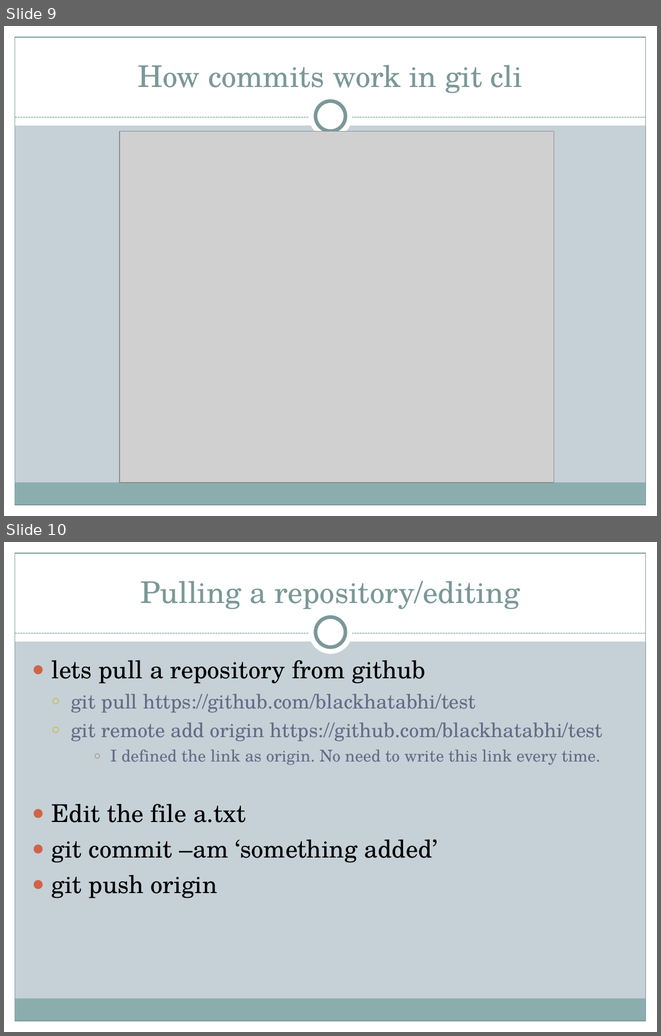
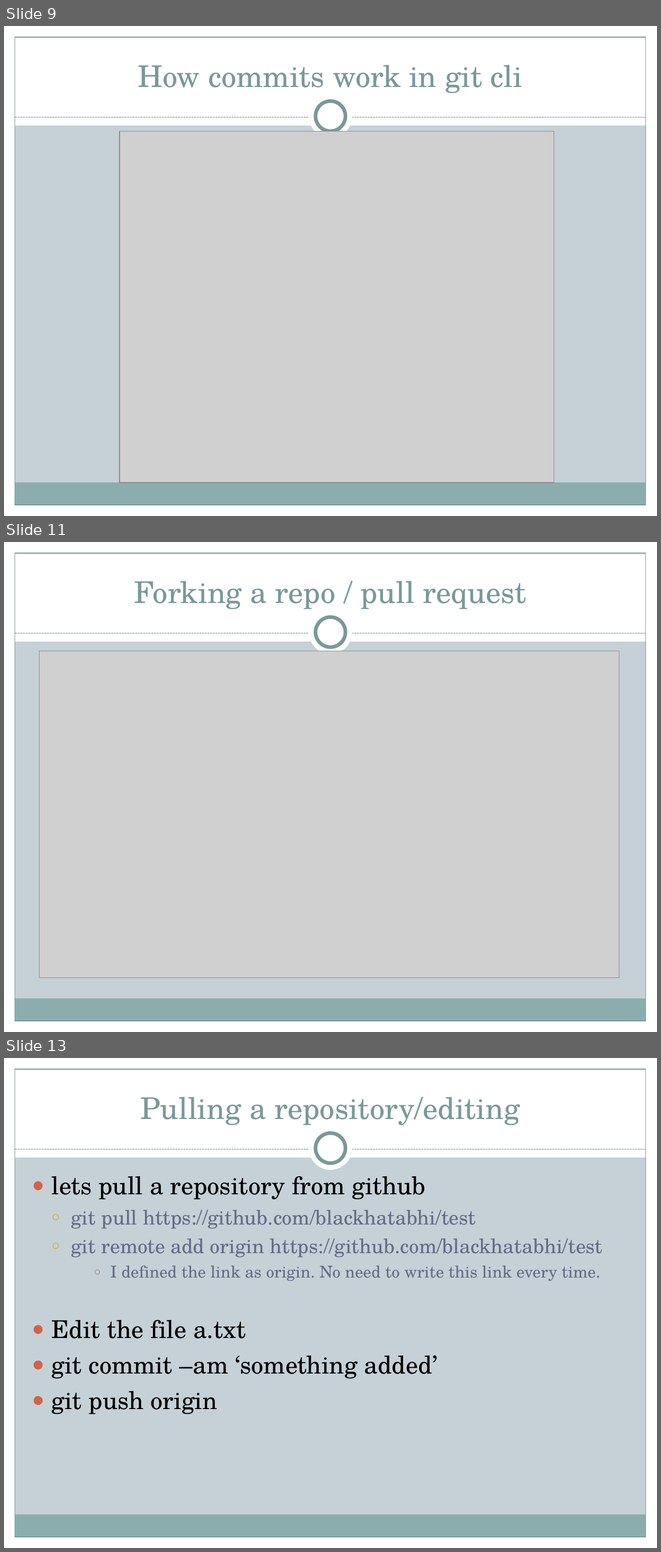
Before and after one commit to blackhatabhi/github-ppt, a slide deck: Git-Github Abhinav Kumar (A40318046) seminar PPT.ppt. Shown one above the other, each under a label of ours: slides 9 and 10 before the commit, slides 9, 11 and 13 after it; the slides between them are not shown. The pictures are 661x1036 and 661x1552 pixels, drawn with LibreOffice and Linux fonts; fonts in the diff are those of the drawing; grey boxes stand for pictures. Boxes give left, top, right and bottom in pixels: in the first picture for what was removed or moved away, otherwise in the second. Text is boxed around its words. In the diff, an @@ line names an element or a change of style, - is before the commit and + after.

```diff
--- a/Git-Github Abhinav Kumar (A40318046) seminar PPT.ppt
+++ b/Git-Github Abhinav Kumar (A40318046) seminar PPT.ppt
@@ slide 11 added at box(4, 542, 657, 1032), background #C5D1D7; not listed: 9 template elements that a slide beside it also shows @@
@@ title added at box(134, 581, 526, 609), 33 pt, text #7B9899 @@
+Forking a repo / pull request
@@ picture added at box(40, 651, 619, 978) @@
@@ what was slide 10 is now slide 13 @@
```
Also in this commit, not shown: 3 other slides added.
